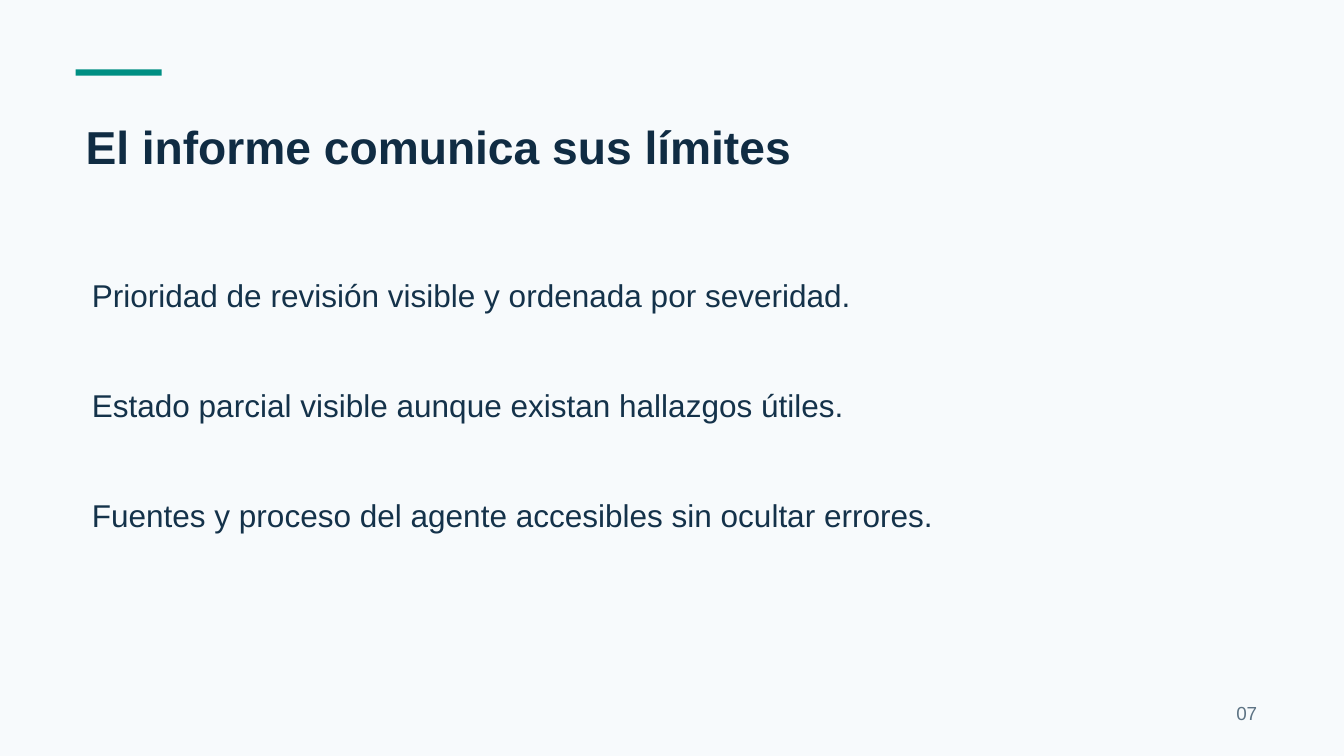
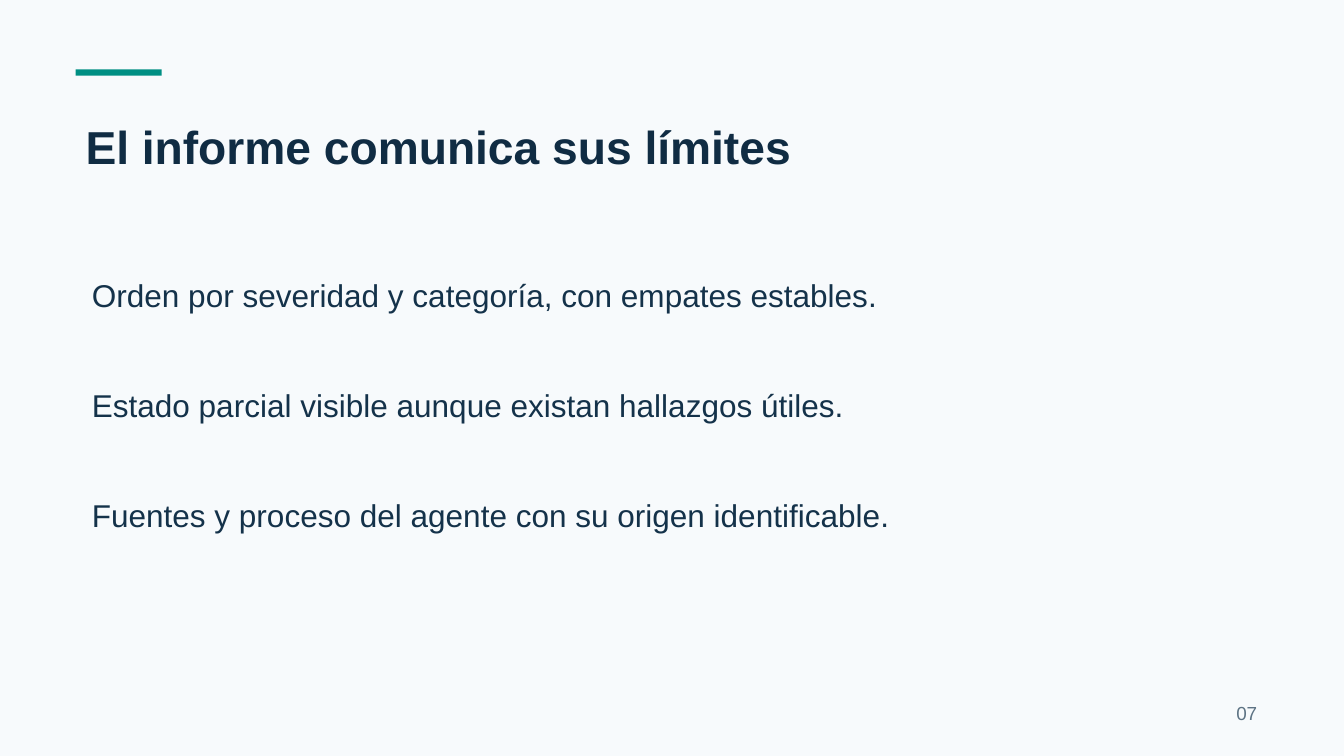
Before and after one commit to Christian-gv-01/revisor-inteligente-codigo, a slide deck: slide 7 of docs/presentacion/CODEGUARD-borrador-12-minutos.pptx. Drawn at 1344x756 pixels with LibreOffice and Linux fonts; fonts in the diff are those of the drawing. Boxes give left, top, right and bottom in pixels: in the first picture for what was removed or moved away, otherwise in the second. Text is boxed around its words. In the diff, an @@ line names an element or a change of style, - is before the commit and + after.

```diff
--- a/docs/presentacion/CODEGUARD-borrador-12-minutos.pptx
+++ b/docs/presentacion/CODEGUARD-borrador-12-minutos.pptx
@@ text at <box>92,283,877,313</box>: text changed @@
-Prioridad de revisión visible y ordenada por severidad.
+Orden por severidad y categoría, con empates estables.
@@ text at <box>92,504,889,533</box>: text changed @@
-Fuentes y proceso del agente accesibles sin ocultar errores.
+Fuentes y proceso del agente con su origen identificable.
```
Also in this commit, not shown: 6 other slides changed, 2 slides added, 2 slides removed, 4 other files.
